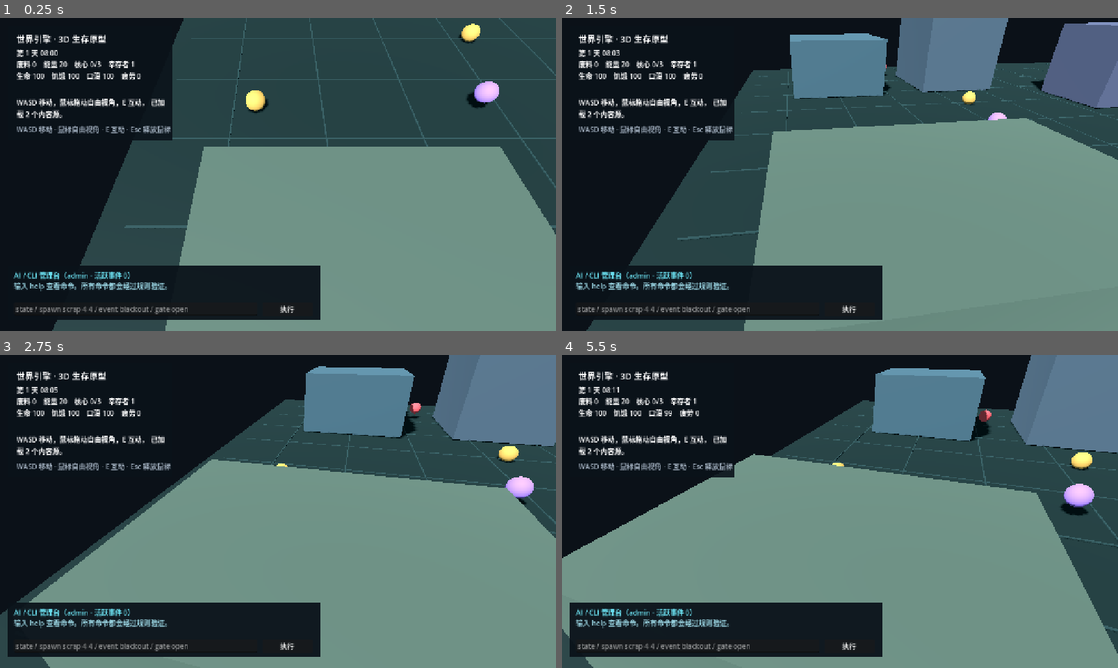
Above: before the commit, frames 1-4 (two rows, left to right).
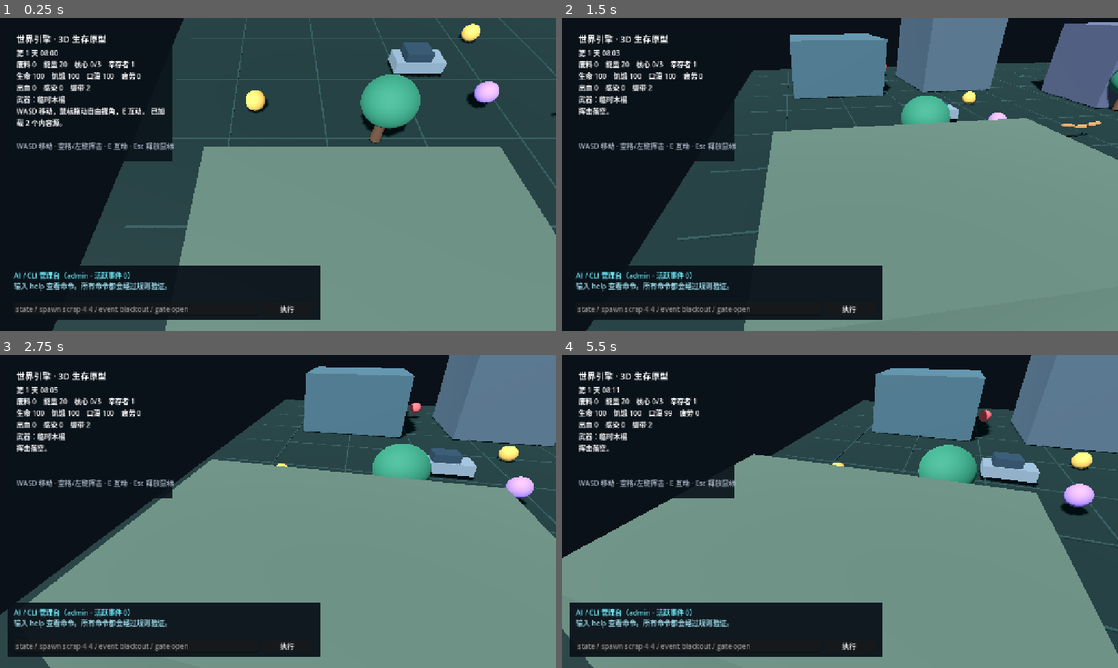
Above: after the commit, the same moments.

Repository: joinother/world-engine-survival
Game: Godot game, scene res://main.tscn
Two runs of this game, one before a commit and one after it. Both use one fixed random seed, a clock stepped at 60 frames per second and the inputs below.
Inputs (mouse positions are in pixels of both pictures, inside the frame that each line leads up to):
- Up to frame 1 (0.25 s): no input
- Up to frame 2 (1.5 s): click "执行" at 0.5 s; tap Enter at 1.25 s; move the mouse to (867, 174) at 1.27 s; hold Up (ui_up) from 1.28 s (still down); tap E at 1.35 s; click (867, 174) at 1.42 s
- Up to frame 3 (2.75 s): keep holding Up (ui_up); tap Space at 1.52, 1.55, 1.82, 2, 2.1, 2.27, 2.57 s; move the mouse to (250, 511) at 2.02 s; click (250, 511) at 2.17 s; tap E at 2.3 s
- Up to frame 4 (5.5 s): keep holding Up (ui_up); tap Enter at 2.75, 4.25 s; move the mouse to (851, 505) at 2.77 s; tap E at 2.85, 3.6, 5.1 s; click (851, 505) at 2.92 s; tap Space at 3.05, 3.5, 3.77, 4.07, 4.35, 4.52, 4.82, 5, 5.27 s; move the mouse to (834, 517) at 3.52 s; click (834, 517) at 3.67 s; move the mouse to (878, 514) at 4.27 s; click (878, 514) at 4.42 s; move the mouse to (795, 508) at 5.02 s; click (795, 508) at 5.17 s

The runs differ from the first frame. In frame 1, 5.1% of the frame differs, in the area x 3-100%, y 7-46%; in frame 2, 3.0%; in frame 3, 3.4%; in frame 4, 4.0%.

Commit message:
feat: add data-driven combat and asset pipeline

Diff:
--- /dev/null
+++ b/assets/ASSET_MANIFEST.json
@@ -0,0 +1,12 @@
+{
+  "schema_version": 1,
+  "policy": "Every imported asset requires provenance, license, source URL and hash.",
+  "planned_sources": [
+    {"id": "kenney", "license": "CC0 per asset page", "status": "candidate"},
+    {"id": "polyhaven", "license": "CC0", "status": "candidate"},
+    {"id": "quaternius", "license": "QAL or CC0 per asset", "status": "candidate"},
+    {"id": "opengameart", "license": "review per asset", "status": "candidate"},
+    {"id": "freesound", "license": "review per sound", "status": "candidate"}
+  ],
+  "imported": []
+}
--- a/content/core.json
+++ b/content/core.json
@@ -1,7 +1,14 @@
 {
   "items": {
     "scrap": { "display_name": "废料", "pickup_amount": 3 },
-    "energy_core": { "display_name": "能量核心" }
+    "energy_core": { "display_name": "能量核心" },
+    "improvised_club": {
+      "display_name": "临时木棍",
+      "category": "weapon",
+      "damage": 35,
+      "range": 2.4,
+      "knockback": 3.5
+    }
   },
   "recipes": {
     "energy_core": { "scrap": 2, "energy": 5 }
@@ -20,5 +27,28 @@
       "spawn_count": 2,
       "message": "远处传来密集脚步声，感染者潮正在逼近。"
     }
+  },
+  "rules": {
+    "survival": {
+      "hunger_per_minute": 0.035,
+      "thirst_per_minute": 0.05,
+      "fatigue_per_minute": 0.028,
+      "starvation_damage_per_minute": 0.02,
+      "exhaustion_damage_per_minute": 0.01
+    },
+    "combat": {
+      "zombie_contact_damage_per_second": 4.0,
+      "contact_range": 1.25,
+      "attack_damage": 35,
+      "attack_range": 2.4,
+      "attack_cooldown": 0.55,
+      "knockback": 3.5,
+      "zombie_health": 100,
+      "bleeding_per_contact": 8.0,
+      "infection_per_contact": 1.5
+    },
+    "world": {
+      "zombie_speed": 0.8
+    }
   }
 }
--- a/scripts/content_registry.gd
+++ b/scripts/content_registry.gd
@@ -81,6 +81,9 @@
 func event(id: String) -> Dictionary:
 	return pack.get("events", {}).get(id, {})
 
+func rule(id: String) -> Dictionary:
+	return pack.get("rules", {}).get(id, {})
+
 func ids(section_name: String) -> Array[String]:
 	var result: Array[String] = []
 	var section: Dictionary = pack.get(section_name, {})
--- a/scripts/main.gd
+++ b/scripts/main.gd
@@ -14,6 +14,9 @@
 var audit_log: Array[Dictionary] = []
 var event_log: Array[String] = []
 var zombie_speed_multiplier := 1.0
+var zombie_health: Array[float] = []
+var attack_cooldown_remaining := 0.0
+var damage_cooldown_remaining := 0.0
 var scrap := 0
 var energy := 20
 var cores := 0
@@ -23,6 +26,9 @@
 var thirst := 100.0
 var fatigue := 0.0
 var health := 100.0
+var bleeding := 0.0
+var infection := 0.0
+var bandages := 2
 var day := 1
 var minutes := 8 * 60.0
 var gate_open := false
@@ -67,6 +73,8 @@
 		_update_survival(delta * 2.0)
 		_update_events(delta * 2.0)
 		_update_zombies(delta)
+		attack_cooldown_remaining = max(0.0, attack_cooldown_remaining - delta)
+		damage_cooldown_remaining = max(0.0, damage_cooldown_remaining - delta)
 		_update_survivor(delta)
 		_update_energy(delta)
 	_update_ui()
@@ -100,6 +108,12 @@
 	_add_building(Vector3(9.0, 2.5, -4.0), Vector3(8.0, 5.0, 5.0), Color("4c526a"))
 	_add_building(Vector3(13.0, 1.6, 7.0), Vector3(5.0, 3.2, 8.0), Color("5d4f65"))
 	_add_building(Vector3(-12.0, 1.4, 10.0), Vector3(8.0, 2.8, 6.0), Color("4f6257"))
+	for point in [Vector3(-7.0, 0.0, -1.0), Vector3(5.0, 0.0, 7.0), Vector3(11.0, 0.0, -10.0)]:
+		_add_vehicle(point, Color("71808d"))
+	for point in [Vector3(-10.0, 0.0, 4.0), Vector3(6.0, 0.0, -1.0), Vector3(16.0, 0.0, 8.0), Vector3(-2.0, 0.0, 15.0)]:
+		_add_tree(point)
+	for point in [Vector3(-1.0, 0.0, 3.0), Vector3(7.0, 0.0, 5.0)]:
+		_add_barricade(point)
 
 	_add_marker(factory_position + Vector3(0.0, 0.8, 0.0), Color("a47ce8"), "工厂")
 	_add_marker(portal_position + Vector3(0.0, 0.6, 0.0), Color("5ee7f4"), "传送门")
@@ -115,6 +129,7 @@
 		var zombie := _add_marker(point + Vector3(0.0, 0.8, 0.0), Color("ef5b62"), "感染者")
 		zombies.append(zombie)
 		zombie_positions.append(point)
+		zombie_health.append(float(content.rule("combat").get("zombie_health", 100.0)))
 
 func _setup_player() -> void:
 	player = Player.new()
@@ -127,7 +142,7 @@
 	add_child(layer)
 	var panel := ColorRect.new()
 	panel.position = Vector2(18, 18)
-	panel.size = Vector2(380, 262)
+	panel.size = Vector2(380, 312)
 	panel.color = Color(0.04, 0.07, 0.1, 0.9)
 	layer.add_child(panel)
 	var title := Label.new()
@@ -140,16 +155,16 @@
 	panel.add_child(time_label)
 	stats_label = Label.new()
 	stats_label.position = Vector2(20, 76)
-	stats_label.size = Vector2(340, 58)
+	stats_label.size = Vector2(340, 82)
 	panel.add_child(stats_label)
 	message_label = Label.new()
-	message_label.position = Vector2(20, 164)
+	message_label.position = Vector2(20, 184)
 	message_label.size = Vector2(340, 54)
 	message_label.autowrap_mode = TextServer.AUTOWRAP_WORD_SMART
 	panel.add_child(message_label)
 	var help := Label.new()
-	help.position = Vector2(20, 226)
-	help.text = "WASD 移动 · 鼠标自由视角 · E 互动 · Esc 释放鼠标"
+	help.position = Vector2(20, 264)
+	help.text = "WASD 移动 · 空格/左键挥击 · E 互动 · Esc 释放鼠标"
 	help.modulate = Color("9eacbb")
 	panel.add_child(help)
 
@@ -186,6 +201,61 @@
 func _add_building(pos: Vector3, size: Vector3, color: Color) -> void:
 	_add_box(pos, size, color, true)
 
+func _add_vehicle(pos: Vector3, color: Color) -> void:
+	var node := Node3D.new()
+	node.position = pos
+	var body := MeshInstance3D.new()
+	var body_mesh := BoxMesh.new()
+	body_mesh.size = Vector3(2.4, 0.55, 1.25)
+	body.mesh = body_mesh
+	body.position.y = 0.42
+	body.material_override = _material(color)
+	node.add_child(body)
+	var cabin := MeshInstance3D.new()
+	var cabin_mesh := BoxMesh.new()
+	cabin_mesh.size = Vector3(1.25, 0.5, 1.05)
+	cabin.mesh = cabin_mesh
+	cabin.position = Vector3(-0.15, 0.85, 0.0)
+	cabin.material_override = _material(Color("273b4a"))
+	node.add_child(cabin)
+	add_child(node)
+
+func _add_tree(pos: Vector3) -> void:
+	var node := Node3D.new()
+	node.position = pos
+	var trunk := MeshInstance3D.new()
+	var trunk_mesh := CylinderMesh.new()
+	trunk_mesh.top_radius = 0.16
+	trunk_mesh.bottom_radius = 0.22
+	trunk_mesh.height = 1.6
+	trunk.mesh = trunk_mesh
+	trunk.position.y = 0.8
+	trunk.material_override = _material(Color("5b4030"))
+	node.add_child(trunk)
+	var crown := MeshInstance3D.new()
+	var crown_mesh := SphereMesh.new()
+	crown_mesh.radius = 1.0
+	crown_mesh.height = 1.8
+	crown.mesh = crown_mesh
+	crown.position.y = 1.9
+	crown.material_override = _material(Color("2f765d"))
+	node.add_child(crown)
+	add_child(node)
+
+func _add_barricade(pos: Vector3) -> void:
+	var node := Node3D.new()
+	node.position = pos
+	for offset in [-0.75, 0.0, 0.75]:
+		var plank := MeshInstance3D.new()
+		var plank_mesh := BoxMesh.new()
+		plank_mesh.size = Vector3(0.65, 0.12, 0.12)
+		plank.mesh = plank_mesh
+		plank.position = Vector3(offset, 0.65 + abs(offset) * 0.15, 0.0)
+		plank.rotation.z = offset * 0.15
+		plank.material_override = _material(Color("b77b4b"))
+		node.add_child(plank)
+	add_child(node)
+
 func _add_box(pos: Vector3, size: Vector3, color: Color, solid: bool) -> Node3D:
 	var node: Node3D = StaticBody3D.new() if solid else Node3D.new()
 	node.position = pos
@@ -224,6 +294,10 @@
 	return material
 
 func _update_zombies(delta: float) -> void:
+	var combat_rules := content.rule("combat")
+	var contact_range := float(combat_rules.get("contact_range", 1.25))
+	var contact_damage := float(combat_rules.get("zombie_contact_damage_per_second", 4.0))
+	var nearby_count := 0
 	for i in range(zombies.size()):
 		var zombie := zombies[i]
 		var target := player.global_position
@@ -231,12 +305,54 @@
 		var step := (target - current)
 		step.y = 0.0
 		if step.length() > 0.1:
-			current += step.normalized() * delta * 0.8 * zombie_speed_multiplier
+			current += step.normalized() * delta * float(content.rule("world").get("zombie_speed", 0.8)) * zombie_speed_multiplier
 		zombie_positions[i] = current
 		zombie.position = current + Vector3(0.0, 0.8, 0.0)
-		if current.distance_to(player.global_position) < 1.25:
+		if current.distance_to(player.global_position) < contact_range:
+			nearby_count += 1
+	if nearby_count > 0 and damage_cooldown_remaining <= 0.0:
+		health = max(0.0, health - contact_damage * nearby_count * delta)
+		fatigue = min(100.0, fatigue + nearby_count * delta * 2.0)
+		bleeding = min(100.0, bleeding + nearby_count * float(combat_rules.get("bleeding_per_contact", 8.0)))
+		infection = min(100.0, infection + nearby_count * float(combat_rules.get("infection_per_contact", 1.5)))
+		damage_cooldown_remaining = 0.25
+		_set_message("感染者正在撕扯你：按空格或鼠标左键挥击，然后立刻逃离。")
+		if health <= 0.0:
 			game_over = true
-			_set_message("你被感染者包围了。按 F6 重新加载场景。")
+			_set_message("你因伤势过重倒下了。世界仍会保留这次失败的快照。")
+
+func player_attack() -> void:
+	if game_over or game_won or attack_cooldown_remaining > 0.0:
+		return
+	var combat_rules := content.rule("combat")
+	var attack_range := float(combat_rules.get("attack_range", 2.4))
+	var attack_damage := float(combat_rules.get("attack_damage", 35.0))
+	var knockback := float(combat_rules.get("knockback", 3.5))
+	var target_index := -1
+	var target_distance := attack_range
+	for index in range(zombies.size()):
+		var distance := player.global_position.distance_to(zombie_positions[index])
+		if distance <= target_distance:
+			target_index = index
+			target_distance = distance
+	if target_index < 0:
+		_set_message("挥击落空。")
+		attack_cooldown_remaining = 0.2
+		return
+	var direction := (zombie_positions[target_index] - player.global_position).normalized()
+	zombie_health[target_index] -= attack_damage
+	zombie_positions[target_index] += direction * knockback
+	attack_cooldown_remaining = float(combat_rules.get("attack_cooldown", 0.55))
+	if zombie_health[target_index] <= 0.0:
+		var defeated := zombies[target_index]
+		defeated.queue_free()
+		zombies.remove_at(target_index)
+		zombie_positions.remove_at(target_index)
+		zombie_health.remove_at(target_index)
+		scrap += 1
+		_set_message("感染者被击倒了，获得 1 废料。")
+	else:
+		_set_message("你用临时木棍击退了感染者。")
 
 func _update_events(game_minutes: float) -> void:
 	var expired: Array[String] = []
@@ -273,9 +389,13 @@
 	for index in range(max(0, count)):
 		var angle := float(index) * 1.7 + minutes * 0.01
 		var point := Vector3(cos(angle) * 17.0, 0.0, sin(angle) * 17.0)
-		var zombie := _add_marker(point + Vector3(0.0, 0.8, 0.0), Color("ef5b62"), "感染者")
-		zombies.append(zombie)
-		zombie_positions.append(point)
+		_spawn_zombie_at(point)
+
+func _spawn_zombie_at(point: Vector3) -> void:
+	var zombie := _add_marker(point + Vector3(0.0, 0.8, 0.0), Color("ef5b62"), "感染者")
+	zombies.append(zombie)
+	zombie_positions.append(point)
+	zombie_health.append(float(content.rule("combat").get("zombie_health", 100.0)))
 
 func _event_log(entry: String) -> void:
 	event_log.append(entry)
@@ -289,13 +409,19 @@
 		day += 1
 
 func _update_survival(game_minutes: float) -> void:
-	hunger = max(0.0, hunger - game_minutes * 0.035)
-	thirst = max(0.0, thirst - game_minutes * 0.05)
-	fatigue = min(100.0, fatigue + game_minutes * 0.028)
+	var survival_rules := content.rule("survival")
+	hunger = max(0.0, hunger - game_minutes * float(survival_rules.get("hunger_per_minute", 0.035)))
+	thirst = max(0.0, thirst - game_minutes * float(survival_rules.get("thirst_per_minute", 0.05)))
+	fatigue = min(100.0, fatigue + game_minutes * float(survival_rules.get("fatigue_per_minute", 0.028)))
 	if hunger <= 0.0 or thirst <= 0.0:
-		health = max(0.0, health - game_minutes * 0.02)
+		health = max(0.0, health - game_minutes * float(survival_rules.get("starvation_damage_per_minute", 0.02)))
 	if fatigue >= 100.0:
-		health = max(0.0, health - game_minutes * 0.01)
+		health = max(0.0, health - game_minutes * float(survival_rules.get("exhaustion_damage_per_minute", 0.01)))
+	if bleeding > 0.0:
+		health = max(0.0, health - game_minutes * bleeding * 0.001)
+		bleeding = max(0.0, bleeding - game_minutes * 0.008)
+	if infection > 50.0:
+		health = max(0.0, health - game_minutes * (infection - 50.0) * 0.0005)
 	if health <= 0.0:
 		game_over = true
 		_set_message("你因长期缺乏食物、水或休息而倒下了。")
@@ -320,6 +446,10 @@
 	var event_state: Dictionary = {}
 	for event_id in active_events.keys():
 		event_state[str(event_id)] = active_events[event_id]
+	var zombie_state: Array[Dictionary] = []
+	for index in range(zombies.size()):
+		var zombie_point: Vector3 = zombie_positions[index]
+		zombie_state.append({"x": zombie_point.x, "y": zombie_point.y, "z": zombie_point.z, "health": zombie_health[index]})
 	return {
 		"day": day,
 		"minutes": minutes,
@@ -332,8 +462,14 @@
 		"thirst": thirst,
 		"fatigue": fatigue,
 		"health": health,
+		"bleeding": bleeding,
+		"infection": infection,
+		"bandages": bandages,
 		"gate_open": gate_open,
 		"survivor_rescued": survivor_rescued,
+		"zombie_count": zombies.size(),
+		"zombies": zombie_state,
+		"weapon": "improvised_club",
 		"player_position": {"x": player.global_position.x, "y": player.global_position.y, "z": player.global_position.z},
 		"debris": debris_state,
 		"active_events": event_state
@@ -351,6 +487,9 @@
 	thirst = float(state.get("thirst", thirst))
 	fatigue = float(state.get("fatigue", fatigue))
 	health = float(state.get("health", health))
+	bleeding = float(state.get("bleeding", bleeding))
+	infection = float(state.get("infection", infection))
+	bandages = int(state.get("bandages", bandages))
 	gate_open = bool(state.get("gate_open", gate_open))
 	survivor_rescued = bool(state.get("survivor_rescued", survivor_rescued))
 	var saved_position: Dictionary = state.get("player_position", {})
@@ -366,6 +505,18 @@
 	var saved_debris: Array = state.get("debris", [])
 	for index in range(min(saved_debris.size(), debris.size())):
 		debris[index]["taken"] = bool(saved_debris[index].get("taken", false))
+	var saved_zombies: Array = state.get("zombies", [])
+	for zombie in zombies:
+		zombie.queue_free()
+	zombies.clear()
+	zombie_positions.clear()
+	zombie_health.clear()
+	for saved_zombie in saved_zombies:
+		var restored_point := Vector3(float(saved_zombie.get("x", 0.0)), float(saved_zombie.get("y", 0.0)), float(saved_zombie.get("z", 0.0)))
+		var restored_node := _add_marker(restored_point + Vector3(0.0, 0.8, 0.0), Color("ef5b62"), "感染者")
+		zombies.append(restored_node)
+		zombie_positions.append(restored_point)
+		zombie_health.append(float(saved_zombie.get("health", content.rule("combat").get("zombie_health", 100.0))))
 	game_over = health <= 0.0
 	game_won = false
 	_set_message("已恢复世界快照。")
@@ -401,6 +552,9 @@
 		"hunger": hunger,
 		"thirst": thirst,
 		"fatigue": fatigue,
+		"bleeding": bleeding,
+		"infection": infection,
+		"bandages": bandages,
 		"survivor_rescued": survivor_rescued
 	}
 	var threats: Array[Dictionary] = []
@@ -454,6 +608,9 @@
 			return {"ok": true, "state": _world_state() if _has_role("director") else _observe_state()}
 		"player.observe":
 			return {"ok": true, "observation": _observe_state(float(params.get("radius", 12.0)))}
+		"player.attack":
+			player_attack()
+			return {"ok": true, "state": _observe_state()}
 		"world.content":
 			return {"ok": true, "sources": content.sources, "items": content.ids("items"), "recipes": content.ids("recipes"), "events": content.ids("events")}
 		"world.command":
@@ -507,6 +664,7 @@
 	if player.global_position.distance_to(Vector3(-12.0, 0.0, 10.0)) < 3.0:
 		food += 2
 		water += 2
+		bandages += 1
 		hunger = min(100.0, hunger + 40.0)
 		thirst = min(100.0, thirst + 50.0)
 		fatigue = max(0.0, fatigue - 35.0)
@@ -547,11 +705,11 @@
 	var output := "> " + cmd
 	var audit_result := "ok"
 	if parts[0] == "help":
-		output += "\nstate | needs | content list | use food | use water | time advance 分钟 | event start id | event list | gate open | world snapshot 名称 | world rollback 名称 | world snapshots | audit tail"
+		output += "\nstate | needs | content list | use food | use water | use bandage | spawn scrap x z | spawn zombie x z | time advance 分钟 | event start id | event list | gate open | world snapshot 名称 | world rollback 名称 | world snapshots | audit tail"
 	elif parts[0] == "state" or (parts[0] == "world" and parts.size() >= 2 and parts[1] == "state"):
 		output += "\nday=%d time=%02d:%02d scrap=%d energy=%d cores=%d survivor=%s" % [day, int(minutes / 60.0), int(minutes) % 60, scrap, energy, cores, survivor_rescued]
 	elif parts[0] == "needs":
-		output += "\nhealth=%.0f hunger=%.0f thirst=%.0f fatigue=%.0f food=%d water=%d" % [health, hunger, thirst, fatigue, food, water]
+		output += "\nhealth=%.0f hunger=%.0f thirst=%.0f fatigue=%.0f bleeding=%.0f infection=%.0f food=%d water=%d bandages=%d" % [health, hunger, thirst, fatigue, bleeding, infection, food, water, bandages]
 	elif parts[0] == "content" and parts.size() >= 2 and parts[1] == "list":
 		output += "\nsources=%s items=%s recipes=%s events=%s" % [", ".join(content.sources), ", ".join(content.ids("items")), ", ".join(content.ids("recipes")), ", ".join(content.ids("events"))]
 	elif parts[0] == "use" and parts.size() >= 2 and parts[1] == "food":
@@ -568,6 +726,14 @@
 			output += "\nok: 已饮用净水"
 		else:
 			output += "\nerror: 没有净水"
+	elif parts[0] == "use" and parts.size() >= 2 and parts[1] == "bandage":
+		if bandages > 0:
+			bandages -= 1
+			bleeding = max(0.0, bleeding - 60.0)
+			infection = max(0.0, infection - 4.0)
+			output += "\nok: 已包扎伤口"
+		else:
+			output += "\nerror: 没有绷带"
 	elif parts[0] == "time" and parts.size() >= 3 and parts[1] == "advance":
 		if not _has_role("director"):
 			output += "\nerror: 需要 director 权限"
@@ -637,15 +803,19 @@
 		else:
 			operator_role = parts[2]
 			output += "\nok: 当前角色=%s" % operator_role
-	elif parts[0] == "spawn" and parts.size() >= 4 and parts[1] == "scrap":
+	elif parts[0] == "spawn" and parts.size() >= 4 and (parts[1] == "scrap" or parts[1] == "zombie"):
 		if not _has_role("admin"):
 			output += "\nerror: 需要 admin 权限"
 			audit_result = "denied"
 		else:
 			var point := Vector3(float(parts[2]), 0.0, float(parts[3]))
-			debris.append({"position": point, "taken": false})
-			_add_marker(point + Vector3(0.0, 0.35, 0.0), Color("d3a552"), "废料")
-			output += "\nok: 生成废料于 %s" % point
+			if parts[1] == "scrap":
+				debris.append({"position": point, "taken": false})
+				_add_marker(point + Vector3(0.0, 0.35, 0.0), Color("d3a552"), "废料")
+				output += "\nok: 生成废料于 %s" % point
+			else:
+				_spawn_zombie_at(point)
+				output += "\nok: 生成感染者于 %s" % point
 	else:
 		output += "\nerror: 未知命令，输入 help。"
 		audit_result = "error"
@@ -665,6 +835,6 @@
 	var hour := int(minutes / 60.0) % 24
 	var minute := int(minutes) % 60
 	time_label.text = "第 %d 天 %02d:%02d" % [day, hour, minute]
-	stats_label.text = "废料 %d    能量 %d    核心 %d/3    幸存者 %d\n生命 %.0f    饥饿 %.0f    口渴 %.0f    疲劳 %.0f" % [scrap, energy, cores, 2 if survivor_rescued else 1, health, hunger, thirst, fatigue]
+	stats_label.text = "废料 %d    能量 %d    核心 %d/3    幸存者 %d\n生命 %.0f    饥饿 %.0f    口渴 %.0f    疲劳 %.0f\n出血 %.0f    感染 %.0f    绷带 %d\n武器：临时木棍" % [scrap, energy, cores, 2 if survivor_rescued else 1, health, hunger, thirst, fatigue, bleeding, infection, bandages]
 	if cli_title_label:
 		cli_title_label.text = "AI / CLI 管理台（%s · 活跃事件 %d）" % [operator_role, active_events.size()]
--- a/scripts/player.gd
+++ b/scripts/player.gd
@@ -41,6 +41,12 @@
 	if event is InputEventKey and event.pressed and event.keycode == KEY_E:
 		if world:
 			world.player_interact()
+	if event is InputEventKey and event.pressed and event.keycode == KEY_SPACE:
+		if world:
+			world.player_attack()
+	if event is InputEventMouseButton and event.pressed and event.button_index == MOUSE_BUTTON_LEFT:
+		if world:
+			world.player_attack()
 
 func _physics_process(_delta: float) -> void:
 	var input_vec := Input.get_vector("ui_left", "ui_right", "ui_up", "ui_down")
Not shown, added: scripts/command_server.gd.uid
Not shown, added: ASSET_PIPELINE.md
Not shown, changed: CLI_SPEC.md
Not shown, changed: README.md
Not shown, changed: THIRD_PARTY_NOTICES.md
Not shown, changed: cli/world_engine_cli.py
